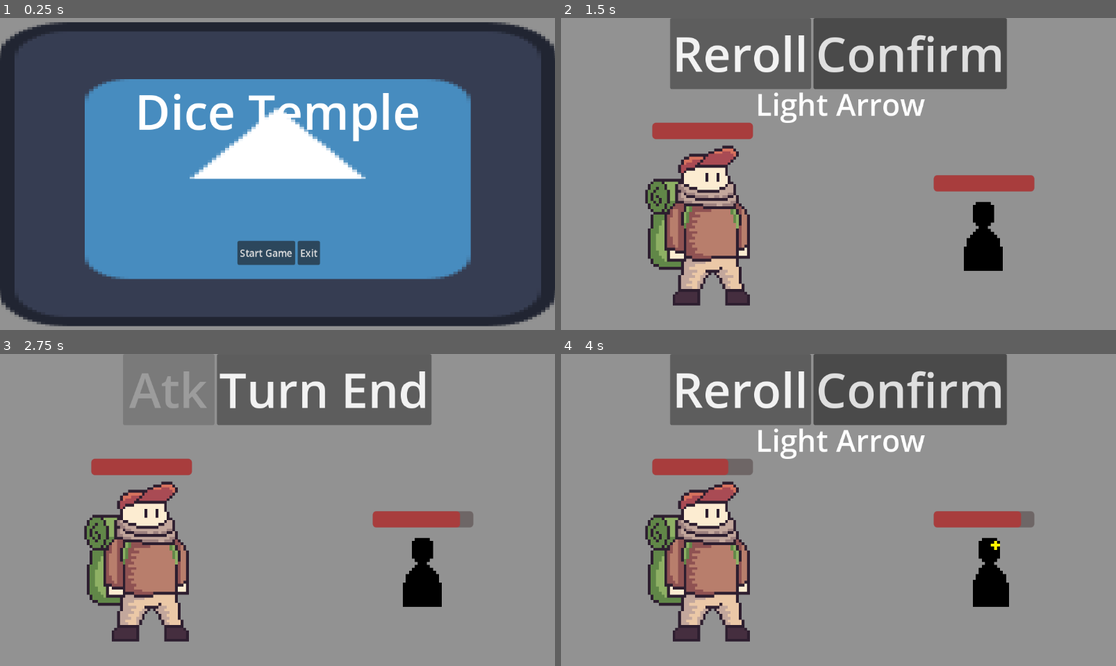
Above: before the commit, frames 1-4 (two rows, left to right).
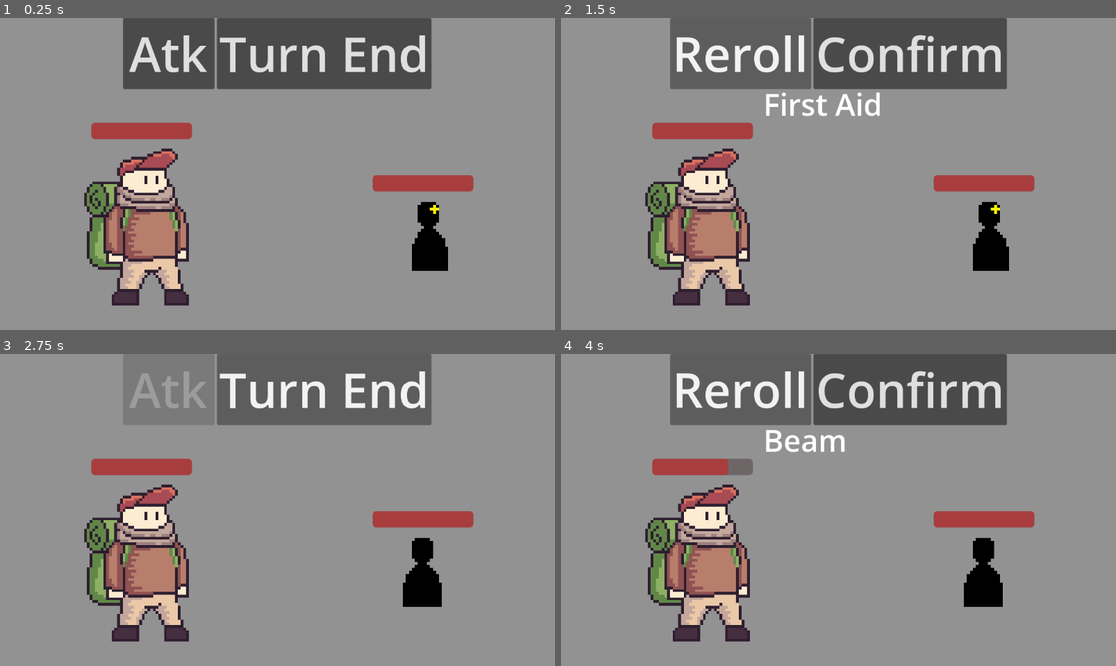
Above: after the commit, the same moments.

Repository: BobWizardLad/Dice-Temple
Game: Godot game, scene res://CombatScene.tscn
Two runs of this game, one before a commit and one after it. Both use one fixed random seed, a clock stepped at 60 frames per second and the inputs below. Before the commit the project starts from res://GameMaster.tscn. The engine's default icon, where the game draws it, is replaced by a stand-in: a white triangle on a blue panel in a dark square.
Inputs (mouse positions are in pixels of both pictures, inside the frame that each line leads up to):
- Up to frame 1 (0.25 s): no input
- Up to frame 2 (1.5 s): click (827, 252) at 0.5 s, where only the run before the commit has a clickable "Start Game"; click "Atk" at 1.25 s
- Up to frame 3 (2.75 s): click "Confirm" at 2 s
- Up to frame 4 (4 s): click "Turn End" at 2.75 s; click "Atk" at 3.5 s

The runs differ from the first frame. In frame 1, 91% of the frame differs, in the area x 0-100%, y 0-99%; in frame 2, 3.5%; in frame 3, 2.2%; in frame 4, 3.8%.

Commit message:
Revert "✨ Main Menu!"
This reverts commit 3a40e9abeada39f3314e4a4fd6c9e84ff0f3ae95.

Diff:
--- a/Dice-Temple/CombatScene.tscn
+++ b/Dice-Temple/CombatScene.tscn
@@ -81,9 +81,6 @@
 [node name="GameService" type="Node2D"]
 script = ExtResource("1_2v1jr")
 
-[node name="BlankAttack" parent="." instance=ExtResource("13_qamlw")]
-visible = false
-
 [node name="DiceService" type="Node2D" parent="."]
 script = ExtResource("2_s5568")
 
@@ -220,6 +217,9 @@
 [node name="Camera" type="Camera2D" parent="."]
 position = Vector2(579, 322)
 
+[node name="BlankAttack" parent="." instance=ExtResource("13_qamlw")]
+visible = false
+
 [connection signal="on_attack_roll" from="." to="UI" method="_on_unit_service_on_attack_roll"]
 [connection signal="on_confirm" from="." to="UI" method="_on_confirm"]
 [connection signal="on_reroll" from="." to="UI" method="_on_game_service_on_reroll"]
--- a/Dice-Temple/GameMaster.tscn
+++ /dev/null
@@ -1,15 +0,0 @@
-[gd_scene load_steps=3 format=3 uid="uid://ces3ldu6qomrw"]
-
-[ext_resource type="Script" path="res://MainMenu.gd" id="1_wa33b"]
-[ext_resource type="PackedScene" uid="uid://pwkn0vt7sjuc" path="res://MainMenu.tscn" id="2_kkqt0"]
-
-[node name="GameMaster" type="Node2D"]
-script = ExtResource("1_wa33b")
-
-[node name="MainMenu" parent="." instance=ExtResource("2_kkqt0")]
-script = null
-
-[connection signal="button_down" from="MainMenu/CanvasLayer/HBoxContainer/Start" to="." method="_on_start_button_down"]
-[connection signal="button_down" from="MainMenu/CanvasLayer/HBoxContainer/Exit" to="." method="_on_exit_button_down"]
-
-[editable path="MainMenu"]
--- a/Dice-Temple/MainMenu.gd
+++ /dev/null
@@ -1,10 +0,0 @@
-extends Node2D
-
-var game_scene = preload("res://CombatScene.tscn")
-var menu_scene = preload("res://MainMenu.tscn")
-
-func _on_start_button_down():
-	get_child(0).queue_free()
-	add_child(game_scene.instantiate())
-func _on_exit_button_down():
-	get_tree().quit()
--- a/Dice-Temple/MainMenu.tscn
+++ /dev/null
@@ -1,65 +0,0 @@
-[gd_scene load_steps=3 format=3 uid="uid://pwkn0vt7sjuc"]
-
-[ext_resource type="Script" path="res://MainMenu.gd" id="1_df77h"]
-[ext_resource type="Texture2D" uid="uid://druvmpca3tl3v" path="res://assets/sprites/icon.svg" id="1_duk7p"]
-
-[node name="MainMenu" type="Node2D"]
-script = ExtResource("1_df77h")
-
-[node name="CanvasLayer" type="CanvasLayer" parent="."]
-
-[node name="TextureRect" type="TextureRect" parent="CanvasLayer"]
-anchors_preset = 8
-anchor_left = 0.5
-anchor_top = 0.5
-anchor_right = 0.5
-anchor_bottom = 0.5
-offset_left = -466.0
-offset_top = -252.5
-offset_right = 466.0
-offset_bottom = 252.5
-grow_horizontal = 2
-grow_vertical = 2
-size_flags_horizontal = 3
-texture = ExtResource("1_duk7p")
-expand_mode = 2
-
-[node name="Label" type="Label" parent="CanvasLayer"]
-anchors_preset = 5
-anchor_left = 0.5
-anchor_right = 0.5
-offset_left = -0.5
-offset_top = 100.0
-offset_right = 0.5
-offset_bottom = 123.0
-grow_horizontal = 2
-theme_override_font_sizes/font_size = 80
-text = "Dice Temple"
-horizontal_alignment = 1
-
-[node name="HBoxContainer" type="HBoxContainer" parent="CanvasLayer"]
-anchors_preset = 7
-anchor_left = 0.5
-anchor_top = 1.0
-anchor_right = 0.5
-anchor_bottom = 1.0
-offset_left = -148.0
-offset_top = -148.0
-offset_right = 152.0
-offset_bottom = -108.0
-grow_horizontal = 2
-grow_vertical = 0
-size_flags_horizontal = 3
-size_flags_vertical = 3
-alignment = 1
-
-[node name="Start" type="Button" parent="CanvasLayer/HBoxContainer"]
-layout_mode = 2
-text = "Start Game"
-
-[node name="Exit" type="Button" parent="CanvasLayer/HBoxContainer"]
-layout_mode = 2
-text = "Exit"
-
-[connection signal="button_down" from="CanvasLayer/HBoxContainer/Start" to="." method="_on_start_button_down"]
-[connection signal="button_down" from="CanvasLayer/HBoxContainer/Exit" to="." method="_on_exit_button_down"]
--- a/Dice-Temple/project.godot
+++ b/Dice-Temple/project.godot
@@ -11,7 +11,7 @@
 [application]
 
 config/name="Dice Temple"
-run/main_scene="res://GameMaster.tscn"
+run/main_scene="res://CombatScene.tscn"
 config/features=PackedStringArray("4.2", "GL Compatibility")
 config/icon="res://assets/sprites/icon.svg"
 
Not shown, removed: Dice-Temple/GamBCD6.tmp
